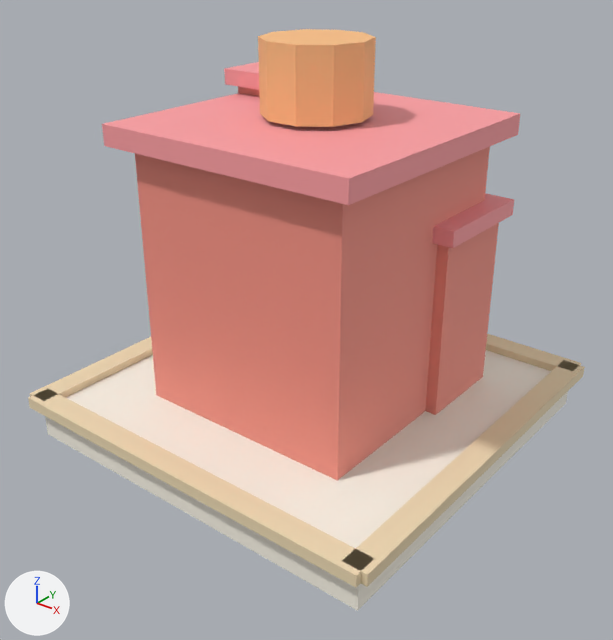
The glTF model public/models/city.house_3.glb: old version first, new version second.
Rendered twice from a 50 mm camera at (2.42, -3.09, 2.49) aimed at (0.06, -0.15, 0.67). Lighting does not change. The marker at lower left points along +X, +Y and +Z. The older version comes first.

The first picture shows 'city.house_3'.
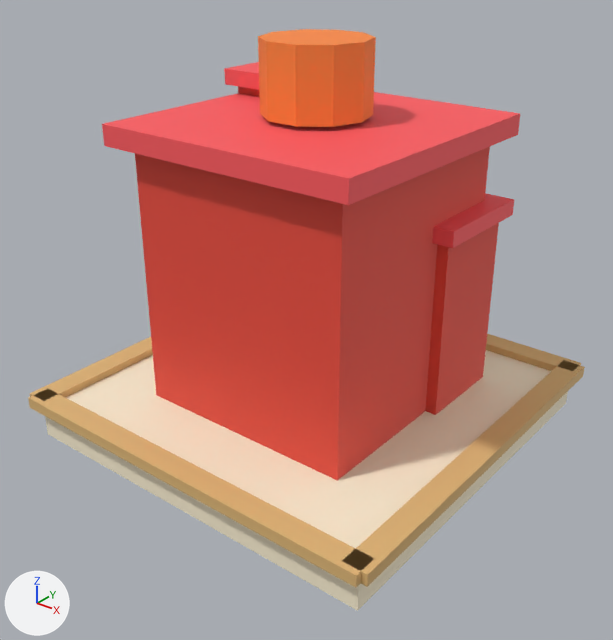
Edits to the bpy script that builds the scene:
```text
Change mat_ringedge:
    mat_ringedge.base_color: (0.878, 0.722, 0.471) -> (0.745, 0.479, 0.188)  # beige #f1ddb7 -> beige #e0b878
Change mat_groupred:
    mat_groupred.base_color: (0.914, 0.294, 0.235) -> (0.815, 0.0704, 0.0452)  # pink #f59485 -> red #e94b3c
Change mat_accentprimary:
    mat_accentprimary.base_color: (1.0, 0.353, 0.373) -> (1.0, 0.102, 0.114)  # pink #ffa0a4 -> red #ff5a5f
Change mat_uihighlight:
    mat_uihighlight.base_color: (1.0, 0.541, 0.239) -> (1.0, 0.254, 0.0467)  # beige #ffc286 -> orange #ff8a3d
```

Boxes (x1, y1, x2, y2) around the edits, measured in the pictures (613 x 640 px):
'city.house_3', recoloured: (28, 29, 585, 611) in both
